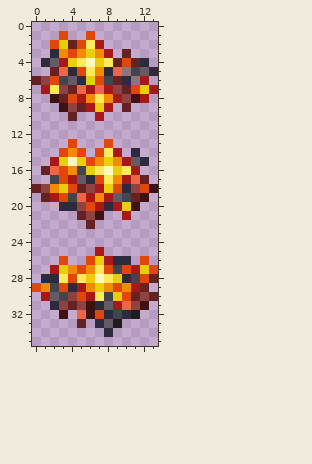
A pixel-art sprite gets an edit: Resources/Textures/Projectiles/Friendly/Druidic/Fireblossom.png. This is how it looked before the edit.
The file is 28x72 pixels, drawn in blocks of 2x2; one block is one cell here.
The result:
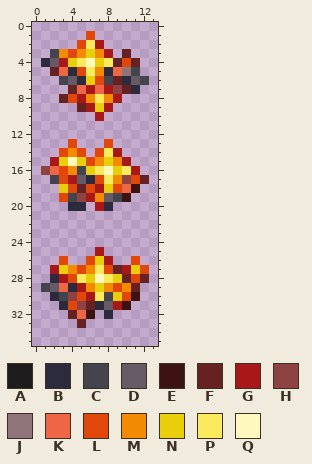
Palette (. is transparent): A #1e1c1c  B #2b2b3d  C #44444c  D #655a66  E #3d1212  F #662222  G #a81818  H #8e4242  J #8f7579  K #ee6646  L #e1470b  M #f38a03  N #e9ce0b  P #fbea5e  Q #fff8be
Changes in this commit:
y 1: x 3 L -> .
y 2: x 2..4 LNF -> ...
y 3: x 2 B -> C
y 4: x 12 B -> .
y 5: x 12..13 DB -> ..
y 6: x 0..2 FHL -> ...; x 11..12 JG -> DC
y 7: x 1..3 GPH -> ...; x 11..13 LNG -> B..
y 8: x 2 E -> .; x 10..12 HEG -> ...
y 9: x 3..4 EH -> ..; x 10 F -> .
y 10: x 4 F -> .
y 14: x 11 B -> .
y 15: x 11..12 DB -> ..
y 16: x 1 F -> H
y 17: x 10..11 GK -> HL
y 18: x 0..2 FHM -> ...; x 6 H -> L; x 10..13 BHLE -> KE..
y 19: x 1..2 FG -> ..; x 5 K -> H; x 8..12 GDCFE -> DCE..
y 20: x 3 B -> .; x 5..6 HL -> B.; x 9..11 GNE -> ...
y 21: x 5..7 FHE -> ...; x 10 G -> .
y 22: x 6 F -> .
y 26: x 9..12 BB.L -> ..L.
y 27: x 9..13 CLGNL -> FGNL.
y 28: x 1 B -> .; x 3 P -> G; x 10..13 BCLF -> FLF.
y 29: x 0..3 LMCL -> .CDK; x 11..12 GF -> F.
y 30: x 1..2 GD -> .B; x 11..13 FHF -> E..
y 31: x 2..4 BHF -> .BL; x 6 E -> F; x 10..12 KHE -> E..
y 32: x 3..4 E. -> .F; x 7 L -> .; x 9..11 CBA -> ...
y 33: x 7..9 BDA -> ...
y 34: x 8 B -> .
Pixel boxes of the changes (left, top, right, bottom) in both pictures:
changed: (32, 31, 158, 337)
